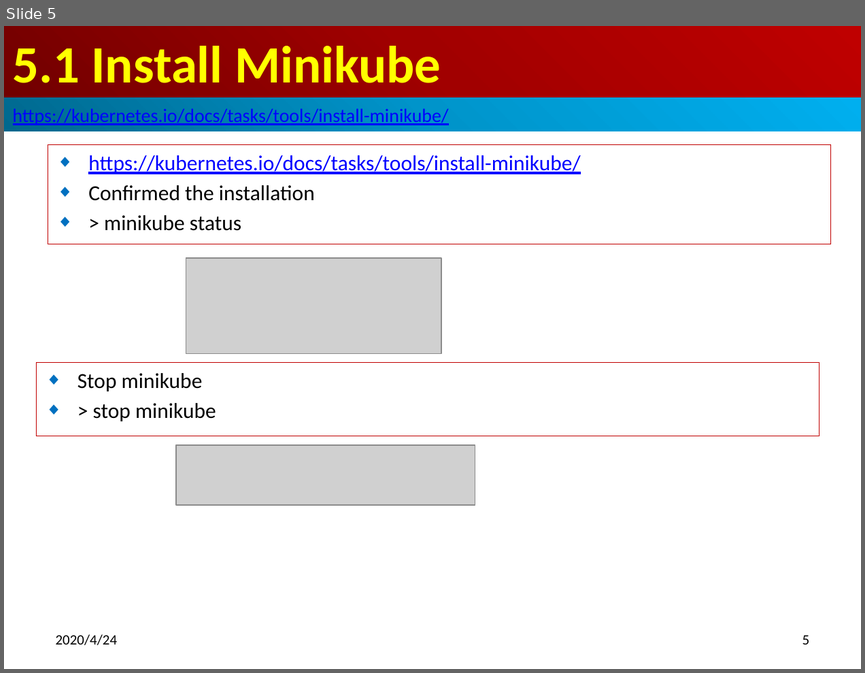
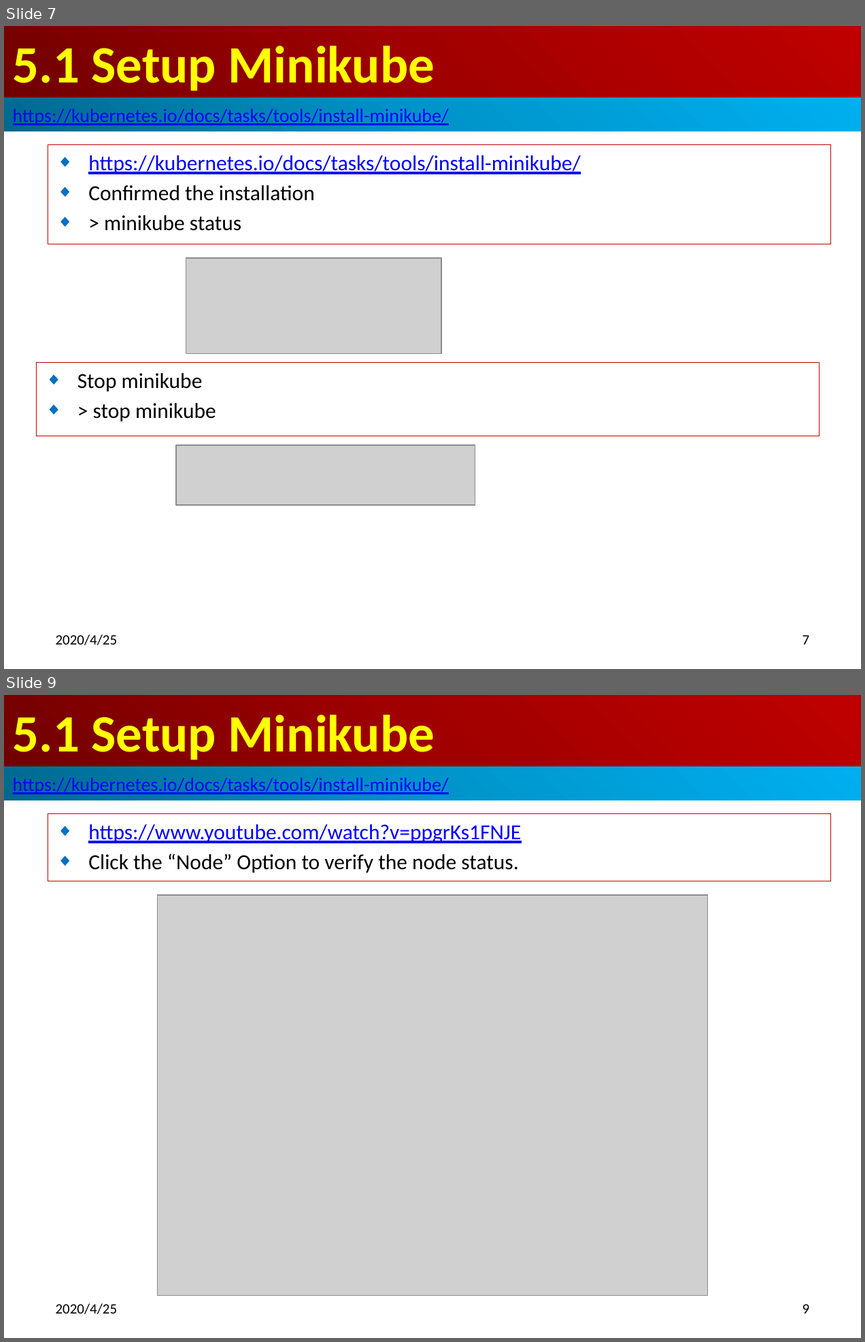
Before and after one commit to peterhchen/900-Kubernetes, a slide deck: 05_SetupMiniKube.pptx. Shown one above the other, each under a label of ours: slide 5 before the commit, slides 7 and 9 after it; the slides between them are not shown. The pictures are 865x673 and 865x1342 pixels, drawn with LibreOffice and Linux fonts; fonts in the diff are those of the drawing; grey boxes stand for pictures. Boxes give left, top, right and bottom in pixels: in the first picture for what was removed or moved away, otherwise in the second. Text is boxed around its words. In the diff, an @@ line names an element or a change of style, - is before the commit and + after.

Commit message:
Setup MiniKube

```diff
--- a/05_SetupMiniKube.pptx
+++ b/05_SetupMiniKube.pptx
@@ slide 9 added at (4,695,861,1338), background #FFFFFF @@
@@ title added at (4,695,861,767), fill gradient #720000 to #A20000 to #C00000, 44 pt, text #FFFF00, bold @@
+5.1 Setup Minikube
@@ rectangle added at (4,767,861,800), fill gradient #00688E to #0094CA to #00B0F0, 16 pt, text #0000FF, underline @@
+https://kubernetes.io/docs/tasks/tools/install-minikube/
@@ subtitle added at (48,814,830,882), outline #C00000 0.75 pt, 18 pt, text #0000FF, underline @@
+◆ https://www.youtube.com/watch?v=ppgrKs1FNJE
+◆ Click the “Node” Option to verify the node status.
@@ picture added at (158,895,707,1295) @@
@@ text added at (56,1303,118,1314), 12 pt, text #000000 @@
+2020/4/25
@@ page number added at (802,1304,810,1313), 12 pt, text #000000 @@
+9
@@ what was slide 5 is now slide 7 @@
@@ slide 7 changed as well @@
@@ title at (13,46,435,91): text changed @@
-5.1 Install Minikube
+5.1 Setup Minikube
@@ text at (56,634,118,645): text changed @@
-2020/4/24
+2020/4/25
@@ page number at (802,635,810,644): text changed @@
-5
+7
```
Also in this commit, not shown: 5 other slides changed, 3 other slides added.
